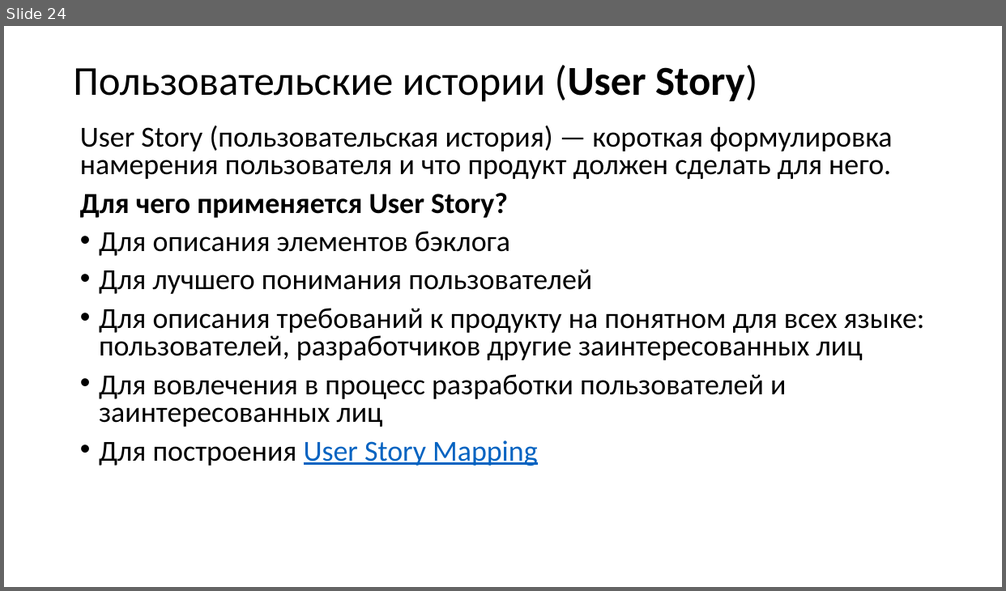
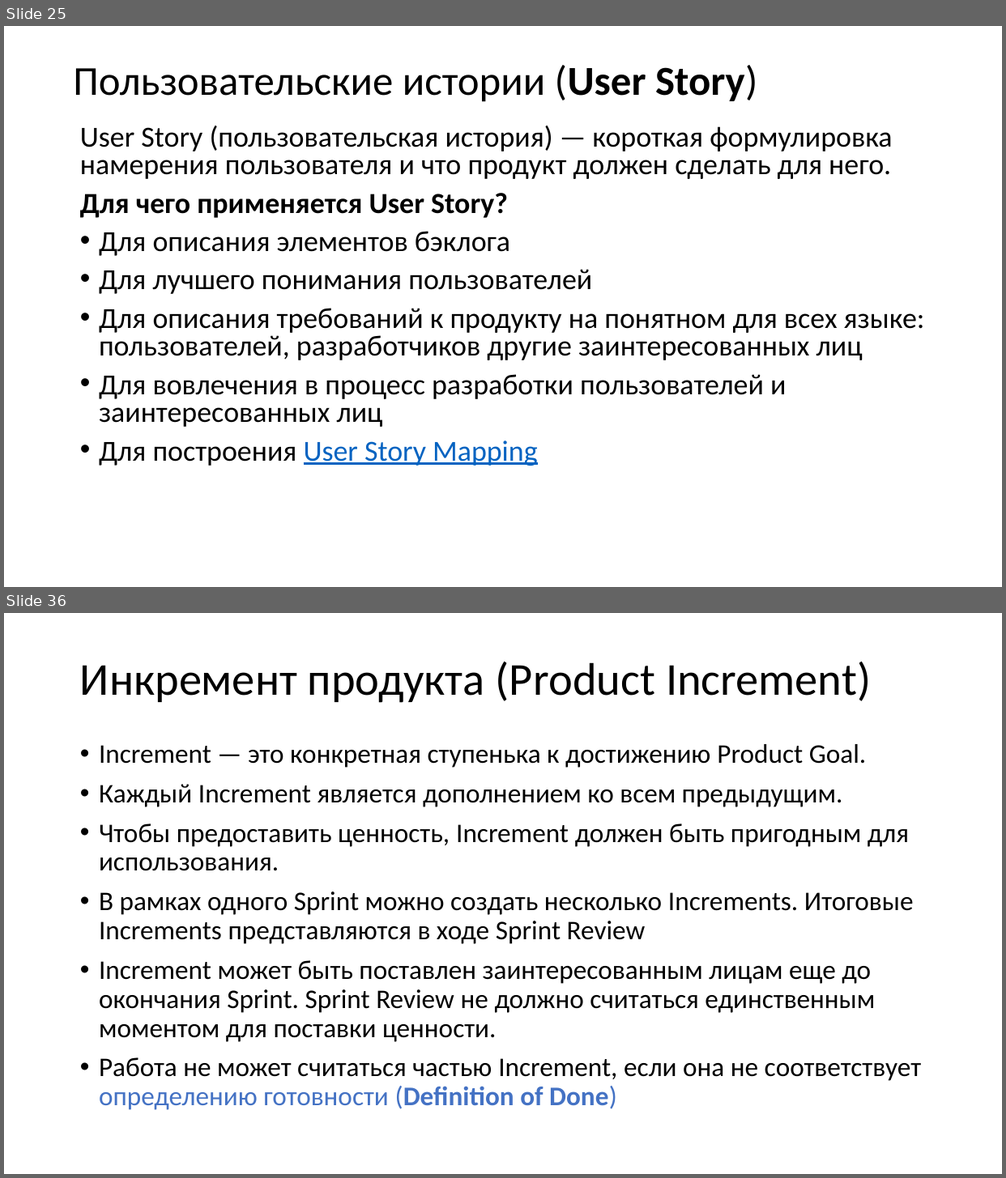
Before and after one commit to xtrueman/soft_dev_mgmt_course, a slide deck: slides/01-SCRUM.pptx. Shown one above the other, each under a label of ours: slide 24 before the commit, slides 25 and 36 after it; the slides between them are not shown. The pictures are 1006x591 and 1006x1178 pixels, drawn with LibreOffice and Linux fonts; fonts in the diff are those of the drawing. Boxes give left, top, right and bottom in pixels: in the first picture for what was removed or moved away, otherwise in the second. Text is boxed around its words. In the diff, an @@ line names an element or a change of style, - is before the commit and + after.

```diff
--- a/slides/01-SCRUM.pptx
+++ b/slides/01-SCRUM.pptx
@@ slide 36 added at bbox=[4, 613, 1002, 1174], background #FFFFFF @@
@@ title added at bbox=[80, 662, 871, 703], 44 pt, text #000000 @@
+Инкремент продукта (Product Increment)
@@ text added at bbox=[99, 744, 921, 1110], 25.9 pt, text #000000 @@
+• Increment — это конкретная ступенька к достижению Product Goal.
+• Каждый Increment является дополнением ко всем предыдущим.
+• Чтобы предоставить ценность, Increment должен быть пригодным для использования.
+• В рамках одного Sprint можно создать несколько Increments. Итоговые Increments представляются в ходе Sprint Review
+• Increment может быть поставлен заинтересованным лицам еще до окончания Sprint. Sprint Review не должно считаться единственным моментом для поставки ценности.
+• Работа не может считаться частью Increment, если она не соответствует определению готовности (Definition of Done)
@@ what was slide 24 is now slide 25 @@
```
Also in this commit, not shown: 2 slides changed, 14 other slides added, 4 other files.
